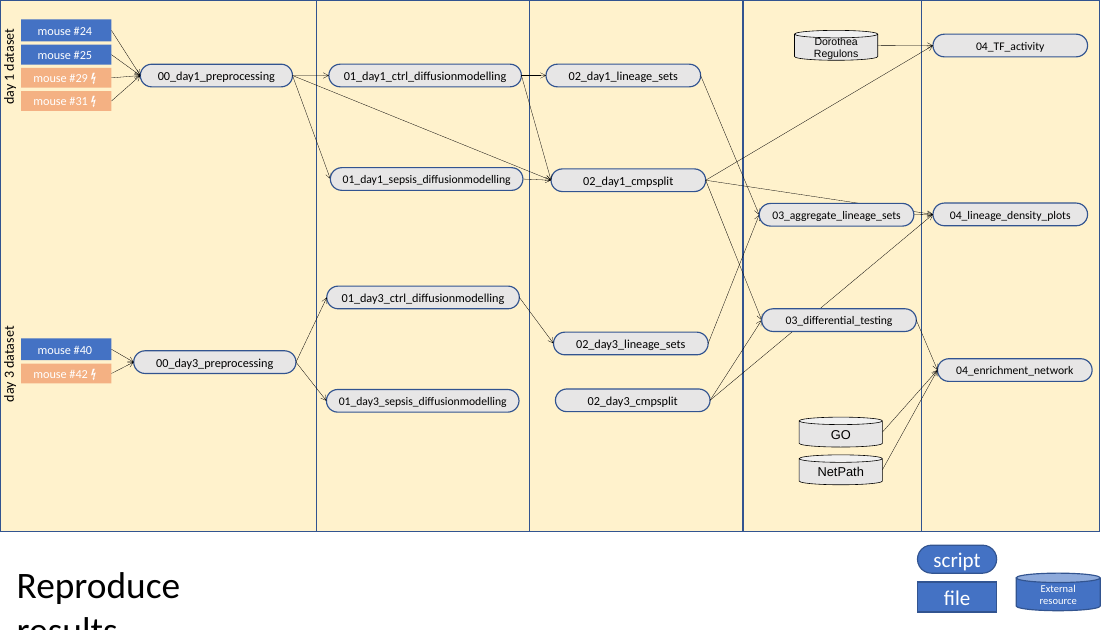
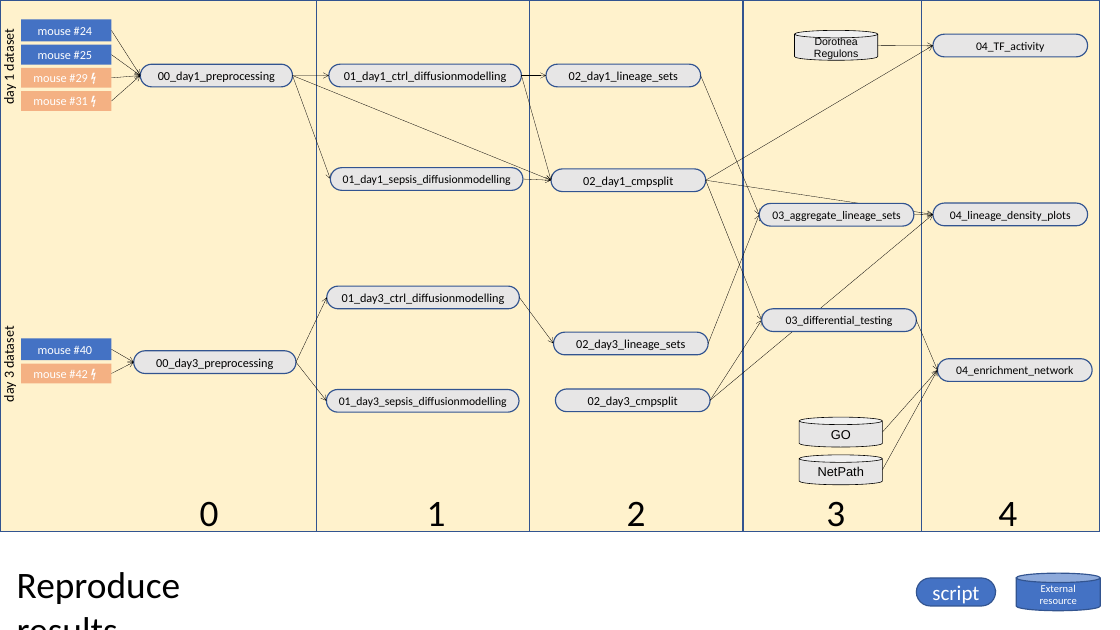
Before and after one commit to agreco92/challenges_hematopoiesis, a slide deck: slide 1 of docs/dependencies.pptx (slide 3 before the commit). Drawn at 1120x630 pixels with LibreOffice and Linux fonts; fonts in the diff are those of the drawing. Boxes give left, top, right and bottom in pixels: in the first picture for what was removed or moved away, otherwise in the second. Text is boxed around its words. In the diff, an @@ line names an element or a change of style, - is before the commit and + after.

```diff
--- a/docs/dependencies.pptx
+++ b/docs/dependencies.pptx
@@ text added at bbox=[200, 501, 219, 536], 32 pt, text #000000 @@
+0
@@ text added at bbox=[427, 502, 446, 536], 32 pt, text #000000 @@
+1
@@ text added at bbox=[627, 501, 646, 536], 32 pt, text #000000 @@
+2
@@ text added at bbox=[826, 501, 845, 536], 32 pt, text #000000 @@
+3
@@ text added at bbox=[998, 502, 1017, 536], 32 pt, text #000000 @@
+4
@@ rounded rectangle "script": place and size @@
-rounded rectangle "script" at bbox=[918, 545, 996, 573]
+rounded rectangle "script" at bbox=[917, 578, 996, 606]
@@ rectangle removed at bbox=[918, 582, 996, 613] @@
-file
```
Also in this commit, not shown: 3 slides removed, 2 other files.
